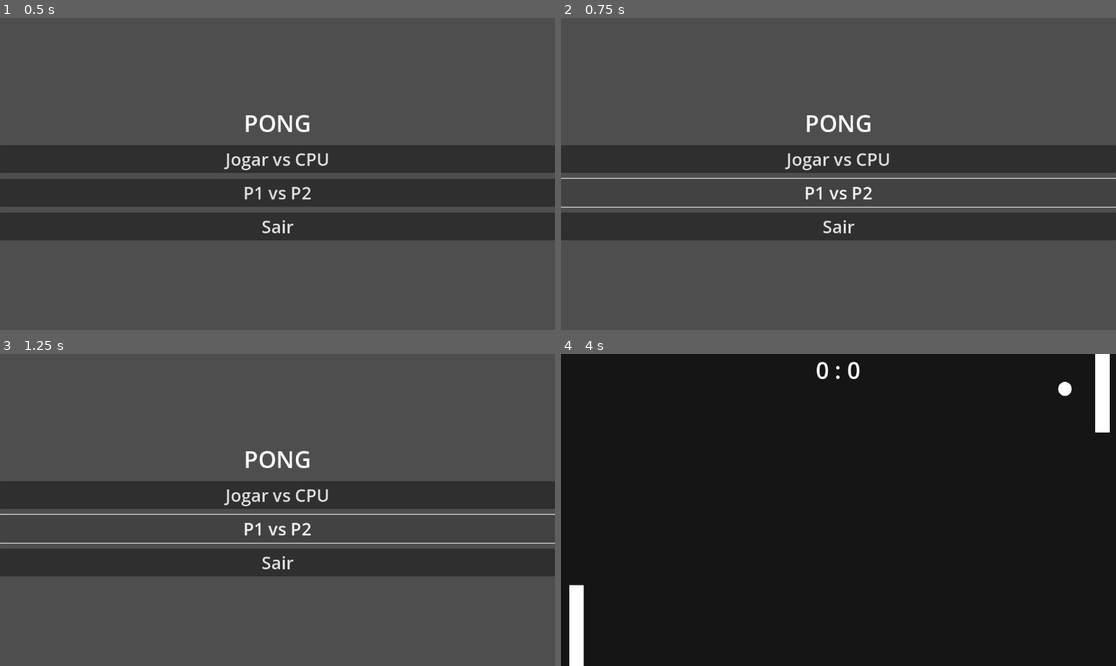
Above: before the commit, frames 1-4 (two rows, left to right).
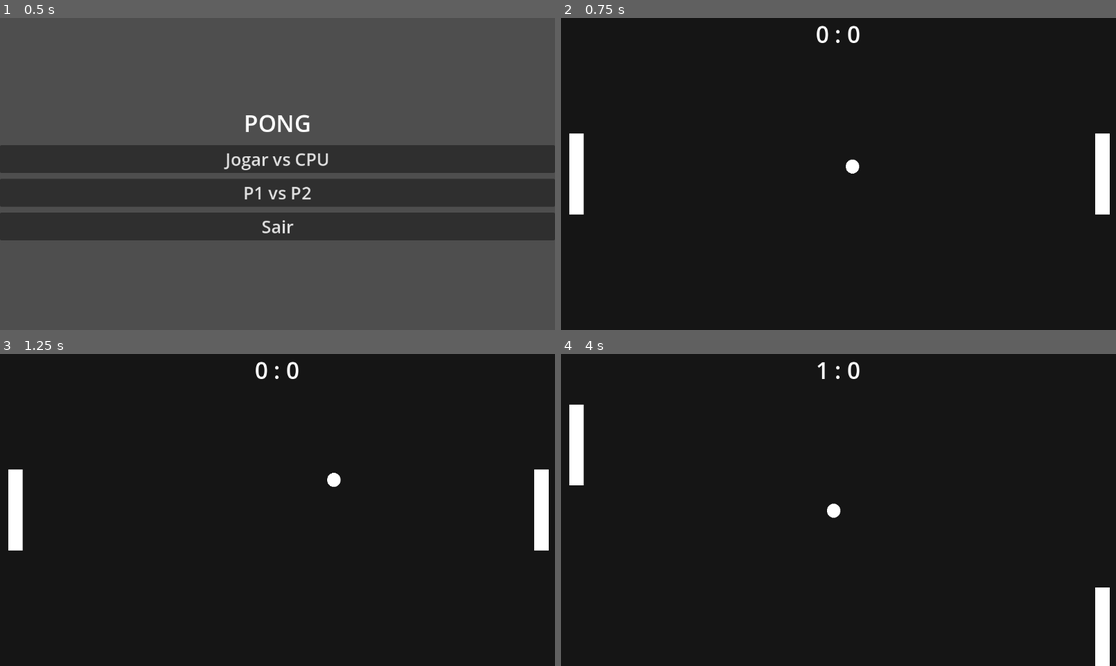
Above: after the commit, the same moments.

Repository: adrianofelix019/pong-clone
Game: Godot game, scene res://scenes/menu.tscn
Two runs of this game, one before a commit and one after it. Both use one fixed random seed, a clock stepped at 60 frames per second and the inputs below.
Inputs (mouse positions are in pixels of both pictures, inside the frame that each line leads up to):
- Up to frame 1 (0.5 s): no input
- Up to frame 2 (0.75 s): click "P1 vs P2" at 0.5 s
- Up to frame 3 (1.25 s): no input
- Up to frame 4 (4 s): click (838, 494) at 1.25 s, where only the run before the commit has a clickable "Jogar vs CPU"; hold W (up) 2.03-2.78 s; hold Down (p2down, bound only after the commit) 2.03-2.78 s; tap Up (p2up, bound only after the commit) at 2.3, 2.85, 3.8 s; hold S (down) 2.78-3.53 s; tap Down (p2down, bound only after the commit) at 3.05 s; hold W (up) from 3.53 s (still down); hold Down (p2down, bound only after the commit) from 3.53 s (still down)

Frame 1 is identical in both runs. In frame 2, 100% of the frame differs, in the area x 0-100%, y 0-100%; in frame 3, 100%; in frame 4, 3.0%.

Commit message:
feat: implements player 2 movement

Diff:
--- a/project.godot
+++ b/project.godot
@@ -15,6 +15,10 @@
 config/features=PackedStringArray("4.5", "Forward Plus")
 config/icon="res://icon.svg"
 
+[autoload]
+
+GameConfig="*res://scripts/game_config.gd"
+
 [editor]
 
 movie_writer/movie_file="teste"
@@ -24,13 +28,11 @@
 up={
 "deadzone": 0.2,
 "events": [Object(InputEventKey,"resource_local_to_scene":false,"resource_name":"","device":-1,"window_id":0,"alt_press …(192 unchanged characters)…
-, Object(InputEventKey,"resource_local_to_scene":false,"resource_name":"","device":-1,"window_id":0,"alt_pressed":false,"shift_pressed":false,"ctrl_pressed":false,"meta_pressed":false,"pressed":false,"keycode":0,"physical_keycode":4194320,"key_label":0,"unicode":0,"location":0,"echo":false,"script":null)
 ]
 }
 down={
 "deadzone": 0.2,
 "events": [Object(InputEventKey,"resource_local_to_scene":false,"resource_name":"","device":-1,"window_id":0,"alt_press …(192 unchanged characters)…
-, Object(InputEventKey,"resource_local_to_scene":false,"resource_name":"","device":-1,"window_id":0,"alt_pressed":false,"shift_pressed":false,"ctrl_pressed":false,"meta_pressed":false,"pressed":false,"keycode":0,"physical_keycode":4194322,"key_label":0,"unicode":0,"location":0,"echo":false,"script":null)
 ]
 }
 pause={
@@ -38,3 +40,13 @@
 "events": [Object(InputEventKey,"resource_local_to_scene":false,"resource_name":"","device":-1,"window_id":0,"alt_press …(192 unchanged characters)…
 ]
 }
+p2up={
+"deadzone": 0.2,
+"events": [Object(InputEventKey,"resource_local_to_scene":false,"resource_name":"","device":-1,"window_id":0,"alt_pressed":false,"shift_pressed":false,"ctrl_pressed":false,"meta_pressed":false,"pressed":false,"keycode":0,"physical_keycode":4194320,"key_label":0,"unicode":0,"location":0,"echo":false,"script":null)
+]
+}
+p2down={
+"deadzone": 0.2,
+"events": [Object(InputEventKey,"resource_local_to_scene":false,"resource_name":"","device":-1,"window_id":0,"alt_pressed":false,"shift_pressed":false,"ctrl_pressed":false,"meta_pressed":false,"pressed":false,"keycode":0,"physical_keycode":4194322,"key_label":0,"unicode":0,"location":0,"echo":false,"script":null)
+]
+}
--- a/scenes/menu.tscn
+++ b/scenes/menu.tscn
@@ -56,4 +56,5 @@
 "
 
 [connection signal="pressed" from="MarginContainer/VBoxContainer/CPU" to="." method="_on_cpu_pressed"]
+[connection signal="pressed" from="MarginContainer/VBoxContainer/PVP" to="." method="_on_pvp_pressed"]
 [connection signal="pressed" from="MarginContainer/VBoxContainer/Sair" to="." method="_on_sair_pressed"]
--- /dev/null
+++ b/scripts/game_config.gd
@@ -0,0 +1,3 @@
+extends Node
+
+var game_mode := "CPU"
--- a/scripts/main.gd
+++ b/scripts/main.gd
@@ -3,6 +3,7 @@
 
 var player_score := 0
 var opponent_score := 0
+var is_pvp: bool
 
 
 func _ready() -> void:
--- a/scripts/menu.gd
+++ b/scripts/menu.gd
@@ -3,6 +3,7 @@
 
 func _ready() -> void:
 	pass
+
 
 func _on_cpu_pressed() -> void:
 	get_tree().change_scene_to_file("res://scenes/main.tscn")
@@ -10,3 +11,8 @@
 
 func _on_sair_pressed() -> void:
 	get_tree().quit()
+
+
+func _on_pvp_pressed() -> void:
+	GameConfig.game_mode = "PVP"
+	get_tree().change_scene_to_file("res://scenes/main.tscn")
--- a/scripts/opponent.gd
+++ b/scripts/opponent.gd
@@ -16,7 +16,18 @@
 
 
 func _physics_process(_delta):
-	move_towards_ball()
+	if GameConfig.game_mode == "CPU":
+		move_towards_ball()
+	elif GameConfig.game_mode == "PVP":
+		var direction := 0.0
+
+		if Input.is_action_pressed("p2up") and is_not_on_ceil():
+			direction = -1.0
+		if Input.is_action_pressed("p2down") and is_not_on_floor():
+			direction = 1.0
+
+		velocity.y = direction * speed
+		move_and_slide()
 
 
 func find_ball() -> void:
Not shown, added: scripts/game_config.gd.uid
